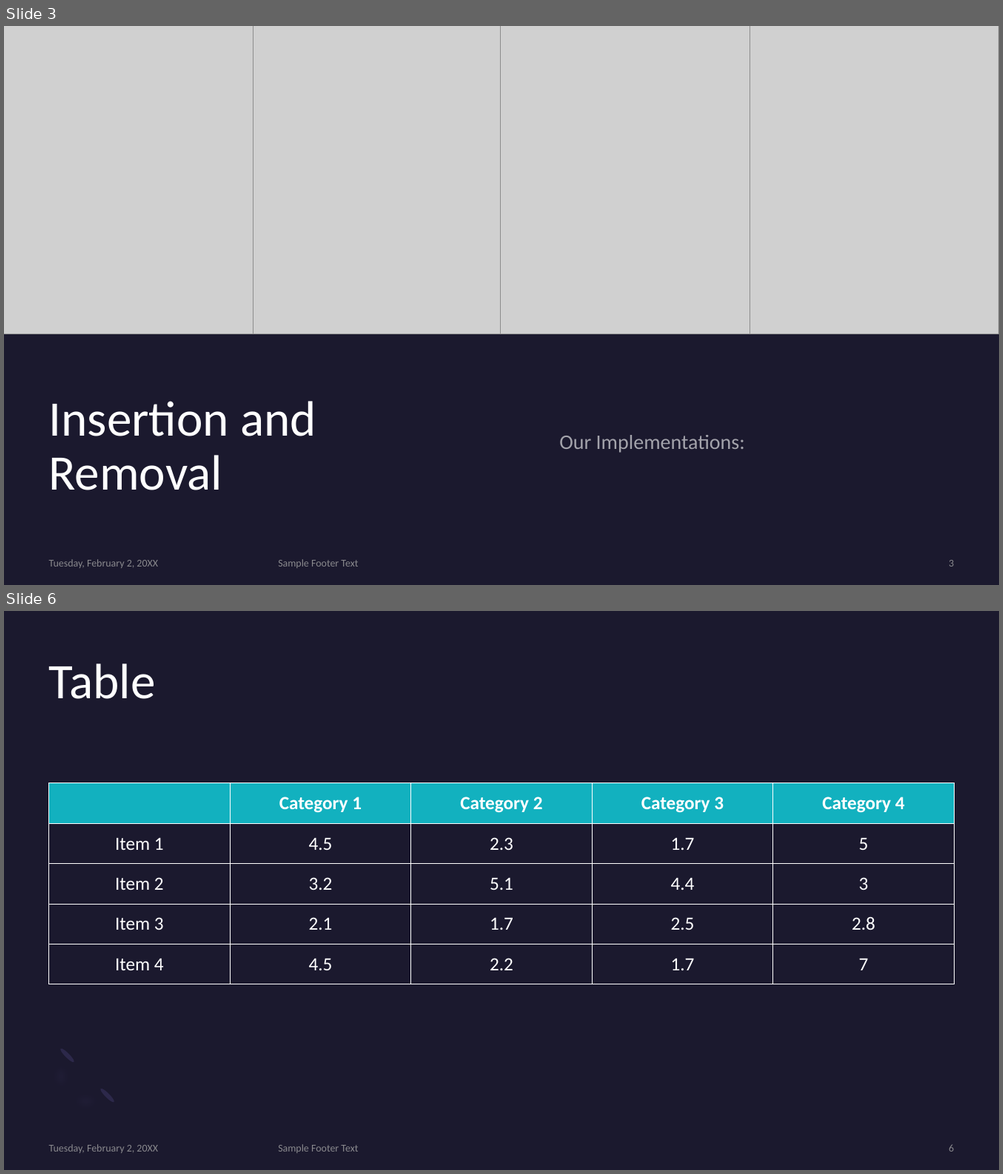
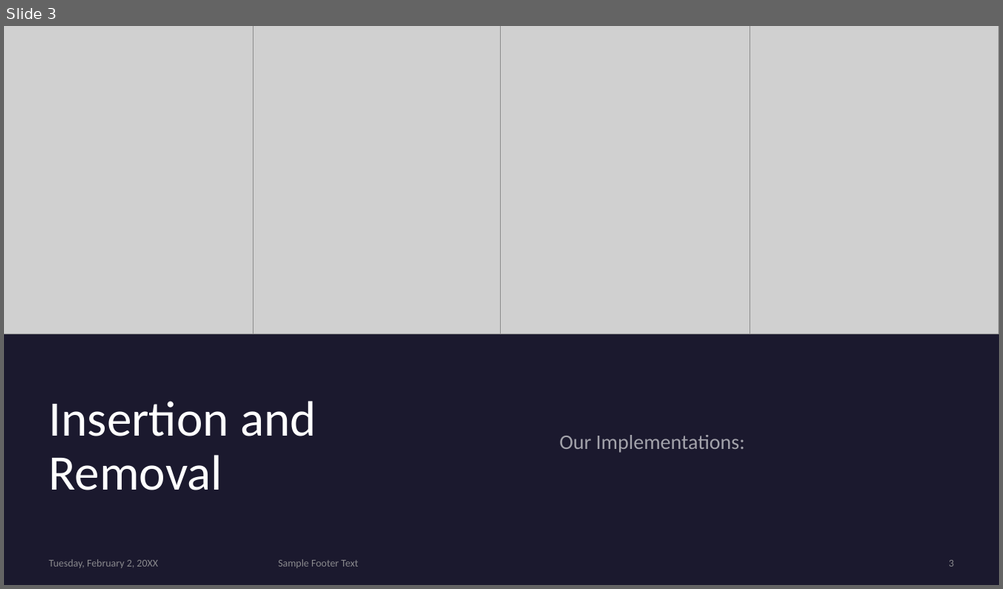
Before and after one commit to NoamBenS/Class-Projects, a slide deck: Heap-Presentation/Heap API and Logic.pptx. Shown one above the other, each under a label of ours: slides 3 and 6 before the commit, slide 3 after it; the slides between them are not shown. The pictures are 1003x1174 and 1003x589 pixels, drawn with LibreOffice and Linux fonts; fonts in the diff are those of the drawing; grey boxes stand for pictures. Boxes give left, top, right and bottom in pixels: in the first picture for what was removed or moved away, otherwise in the second. Text is boxed around its words. In the diff, an @@ line names an element or a change of style, - is before the commit and + after.

```diff
--- a/Heap-Presentation/Heap API and Logic.pptx
+++ b/Heap-Presentation/Heap API and Logic.pptx
@@ slide 6 removed at [4,611,999,1170], background #1B192E @@
@@ title removed at [49,664,156,699] @@
-Table
@@ table removed at [48,783,956,985], 5 rows, 5 columns @@
- | Category 1 | Category 2 | Category 3 | Category 4
-Item 1 | 4.5 | 2.3 | 1.7 | 5
-Item 2 | 3.2 | 5.1 | 4.4 | 3
-Item 3 | 2.1 | 1.7 | 2.5 | 2.8
-Item 4 | 4.5 | 2.2 | 1.7 | 7
@@ freeform shape removed at [34,1045,117,1129] @@
@@ ellipse removed at [59,1048,76,1064] @@
@@ ellipse removed at [99,1088,116,1105] @@
@@ text removed at [49,1145,158,1153] @@
-Tuesday, February 2, 20XX
@@ text removed at [278,1145,358,1153] @@
-Sample Footer Text
@@ page number removed at [948,1145,953,1152] @@
-6
```
Also in this commit, not shown: 2 slides changed, 2 slides added, 7 other slides removed.
